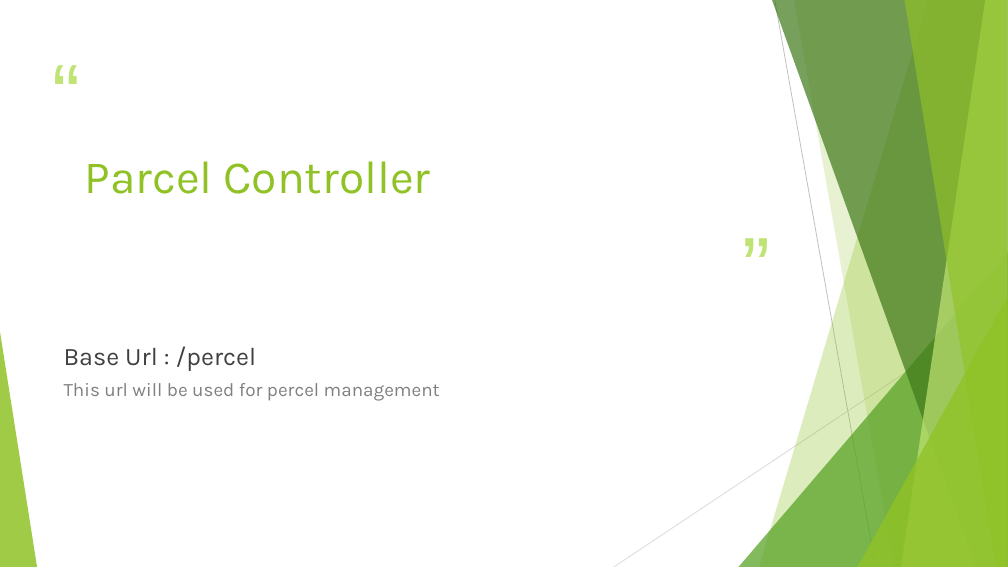
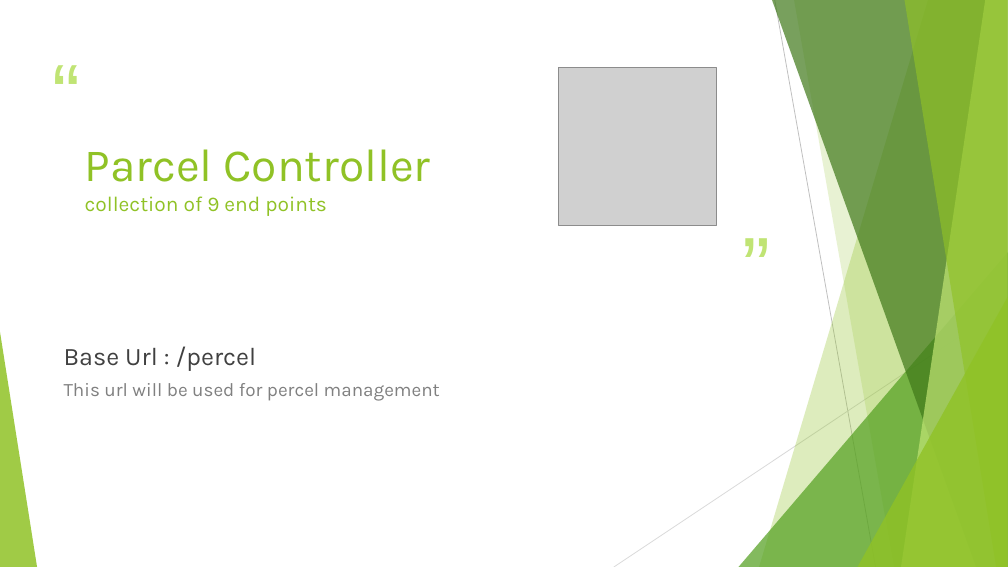
Before and after one commit to jidni911/sdcianSpring, a slide deck: slide 63 of Project SDC.pptx. Drawn at 1008x567 pixels with LibreOffice and Linux fonts; fonts in the diff are those of the drawing; grey boxes stand for pictures. Boxes give left, top, right and bottom in pixels: in the first picture for what was removed or moved away, otherwise in the second. Text is boxed around its words. In the diff, an @@ line names an element or a change of style, - is before the commit and + after.

Commit message:
pptx image added

```diff
--- a/Project SDC.pptx
+++ b/Project SDC.pptx
@@ picture added at (559,67,716,225) @@
@@ title at (85,149,431,216): text changed; size 44 to 20 pt @@
-Parcel Controller
+Parcel Controller
+collection of 9 end points
```
Also in this commit, not shown: 14 other slides changed.
